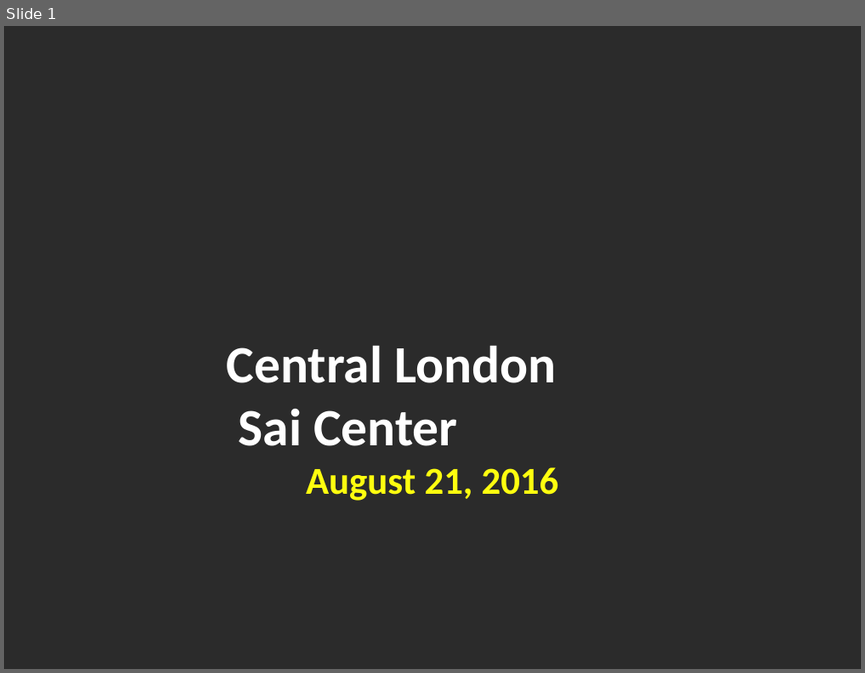
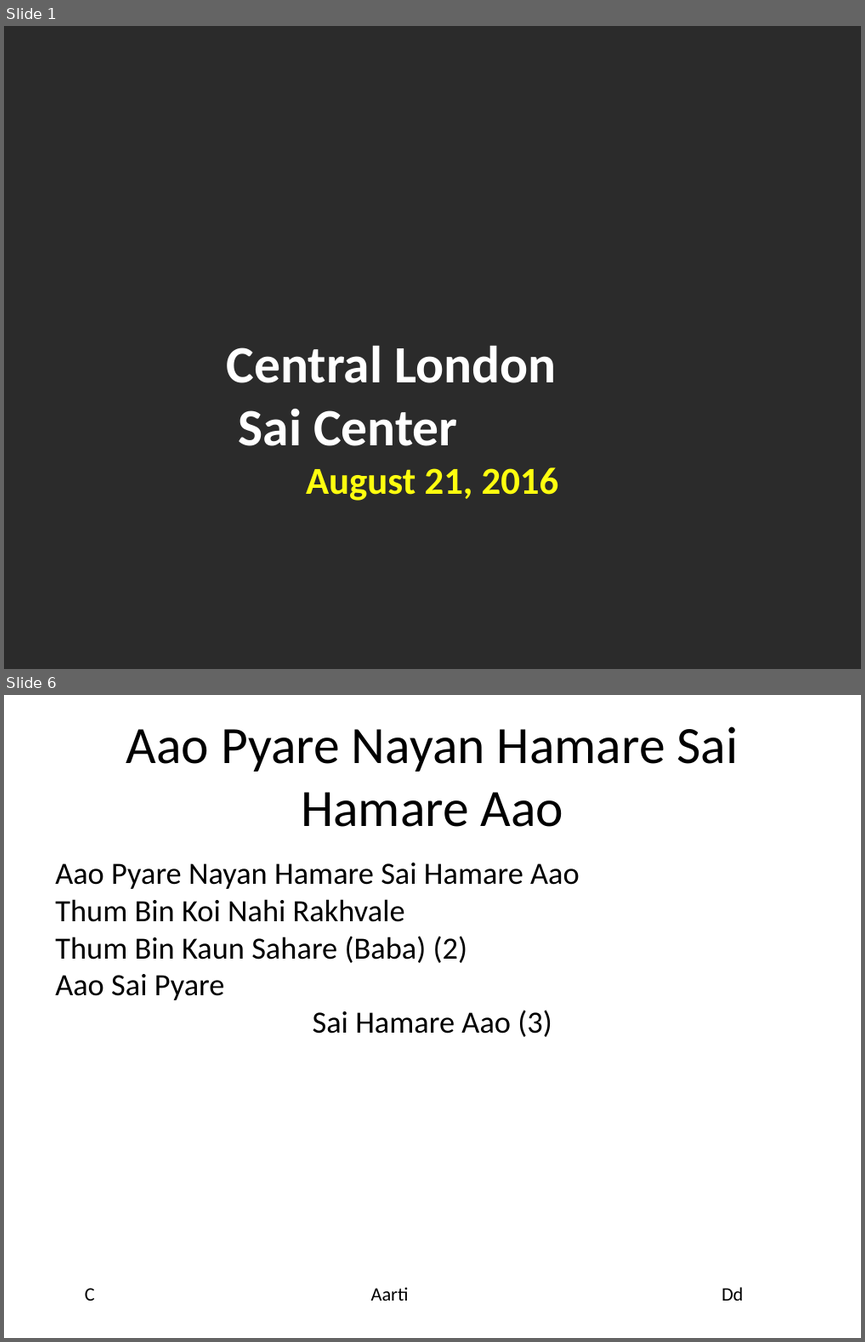
Before and after one commit to riteshreddyr/bhajanpresentationmaker, a slide deck: generated_ppts/bhajans.pptx. Shown one above the other, each under a label of ours: slide 1 before the commit, slides 1 and 6 after it; the slides between them are not shown. The pictures are 865x673 and 865x1342 pixels, drawn with LibreOffice and Linux fonts; fonts in the diff are those of the drawing; background and template pictures are left out; a plain dark background stands for a picture behind light text. Boxes give left, top, right and bottom in pixels: in the first picture for what was removed or moved away, otherwise in the second. Text is boxed around its words. In the diff, an @@ line names an element or a change of style, - is before the commit and + after.

```diff
--- a/generated_ppts/bhajans.pptx
+++ b/generated_ppts/bhajans.pptx
@@ slide 6 added at (4, 695, 861, 1338), background #FFFFFF @@
@@ title added at (126, 726, 738, 827), 44 pt, text #000000 @@
+Aao Pyare Nayan Hamare Sai Hamare Aao
@@ text added at (55, 862, 579, 1037), 26 pt, text #000000 @@
+Aao Pyare Nayan Hamare Sai Hamare Aao
+Thum Bin Koi Nahi Rakhvale
+Thum Bin Kaun Sahare (Baba) (2)
+Aao Sai Pyare
+Sai Hamare Aao (3)
@@ text added at (85, 1287, 95, 1300), 16 pt, text #000000 @@
+C
@@ text added at (371, 1287, 409, 1300), 16 pt, text #000000 @@
+Aarti
@@ text added at (721, 1287, 743, 1300), 16 pt, text #000000 @@
+Dd
```
Also in this commit, not shown: 1 slide changed, 7 other slides added, 5 other files.
